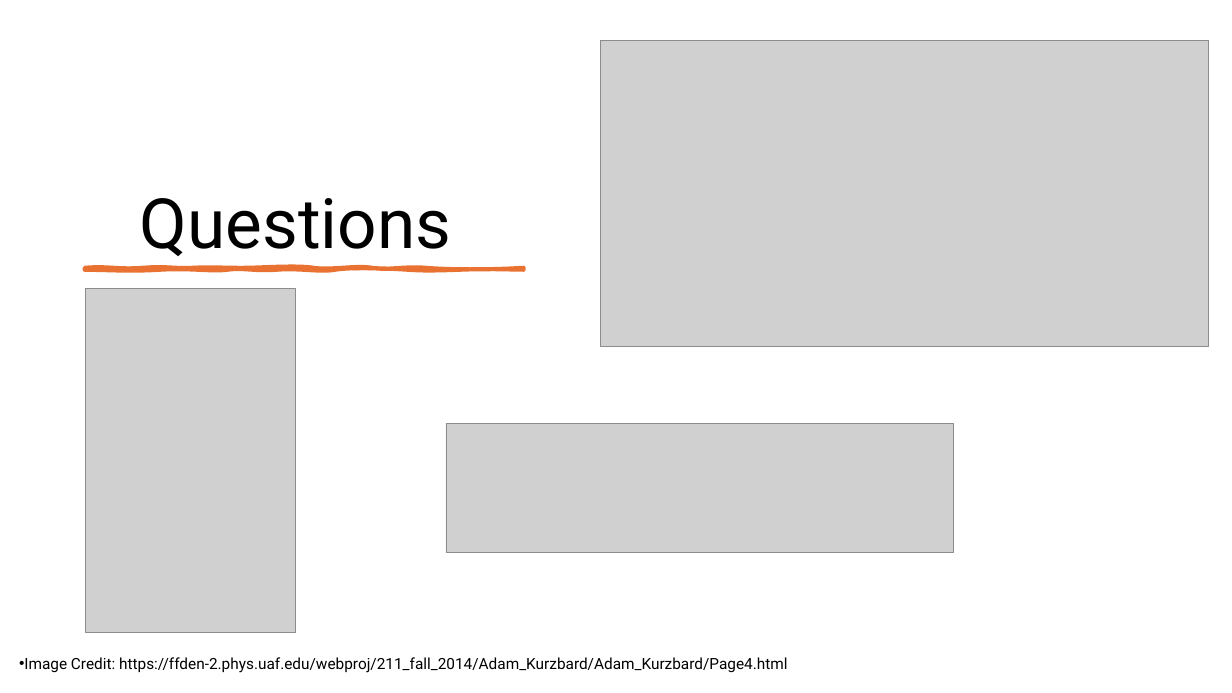
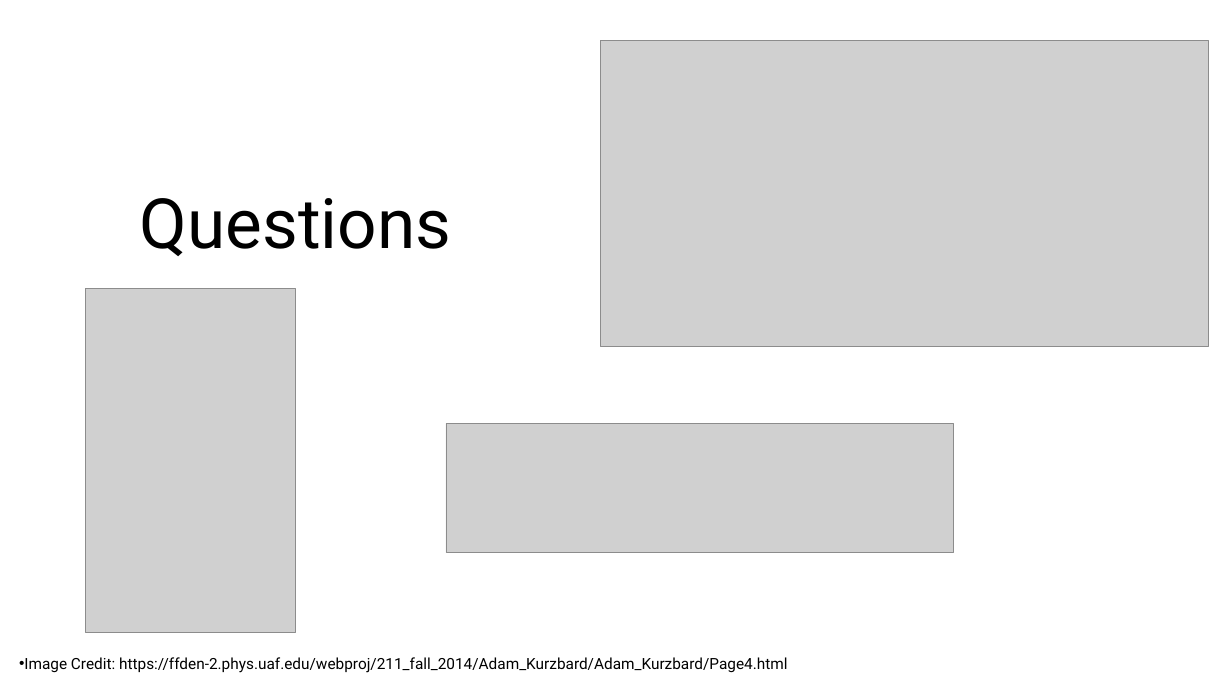
Before and after one commit to Tannyr-Singleterry/ECE590_SeniorDesign, a slide deck: slide 19 of Documents/FInal Presentation/Final_Presentation.pptx (slide 15 before the commit). Drawn at 1232x693 pixels with LibreOffice and Linux fonts; fonts in the diff are those of the drawing; grey boxes stand for pictures. Boxes give left, top, right and bottom in pixels: in the first picture for what was removed or moved away, otherwise in the second. Text is boxed around its words. In the diff, an @@ line names an element or a change of style, - is before the commit and + after.

```diff
--- a/Documents/FInal Presentation/Final_Presentation.pptx
+++ b/Documents/FInal Presentation/Final_Presentation.pptx
@@ freeform shape removed at [85,268,524,270] @@
```
Also in this commit, not shown: 1 other slide changed, 17 slides added, 13 slides removed, 1 other file.
